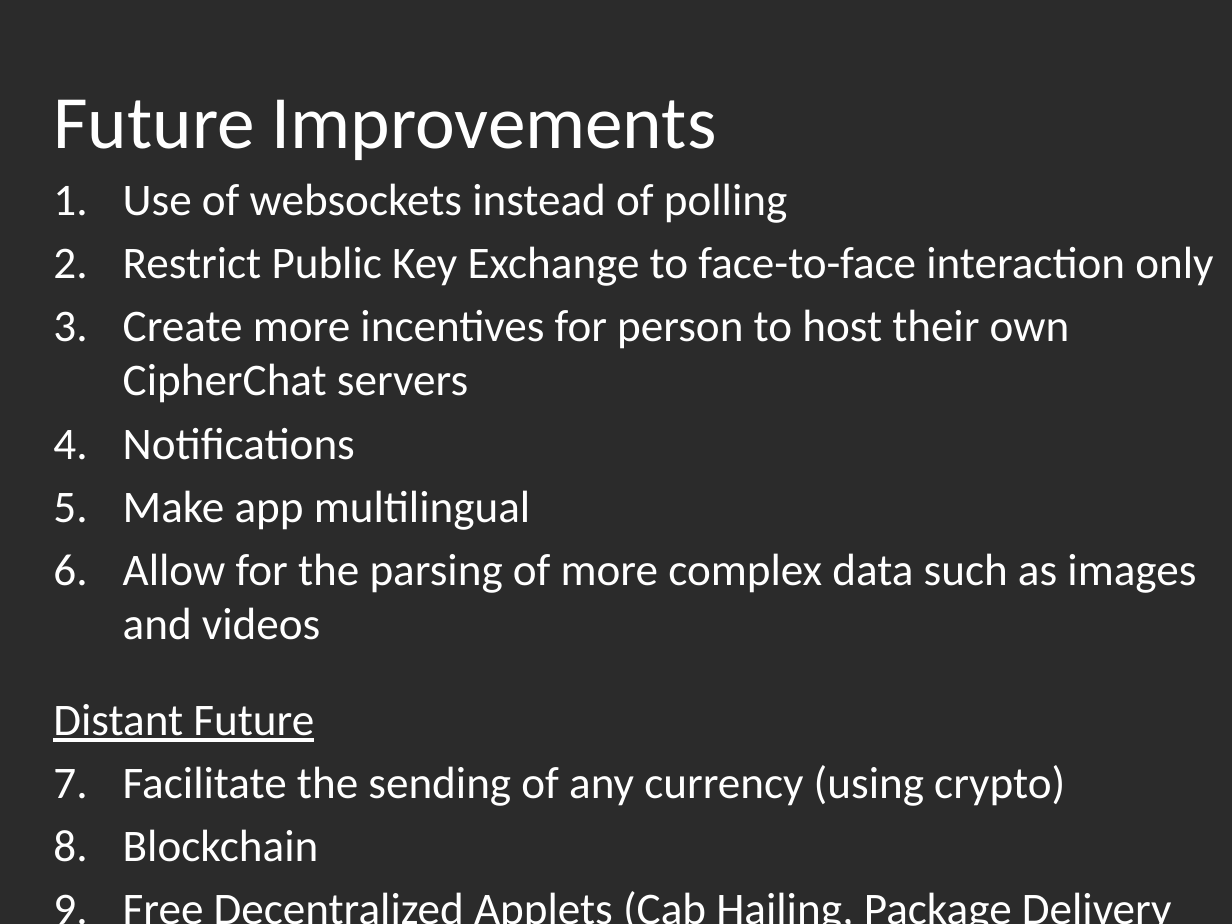
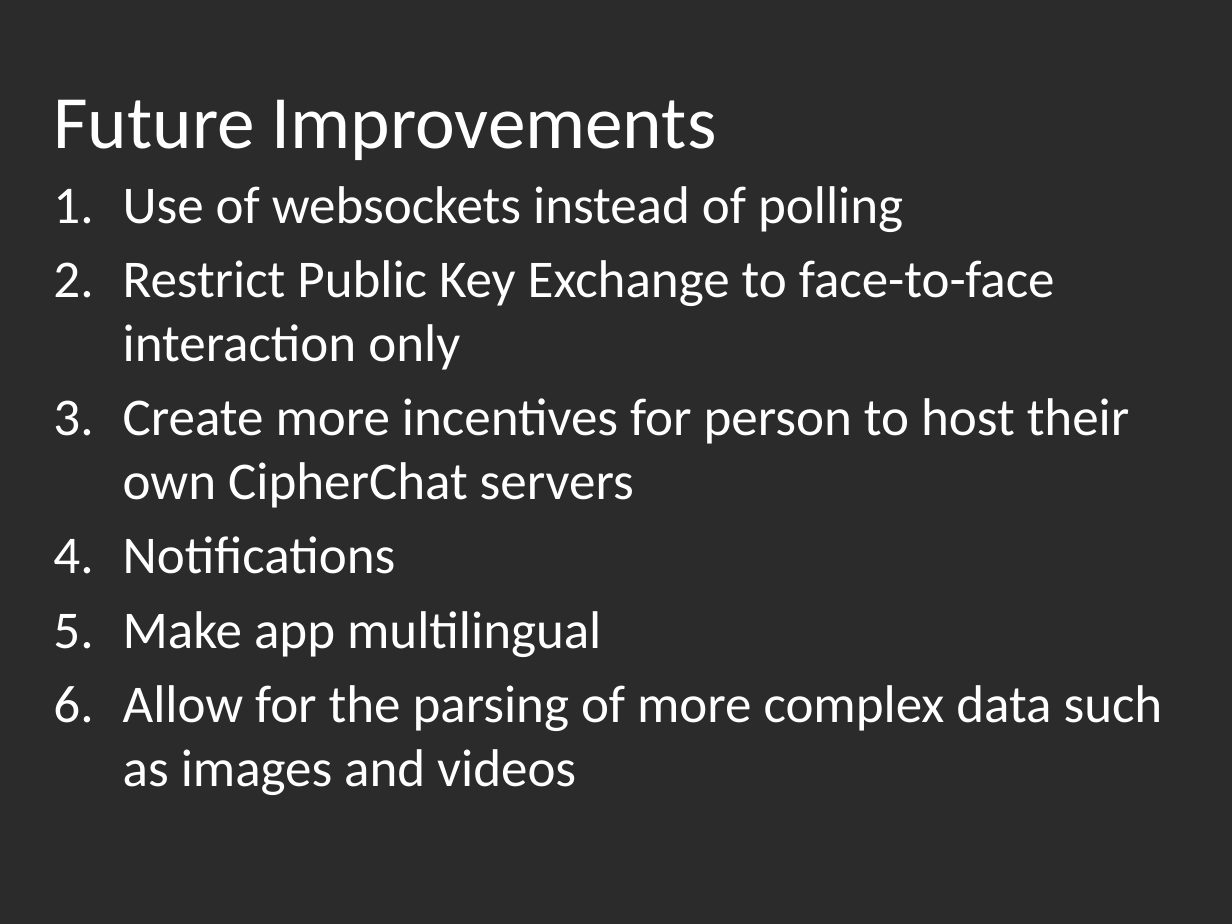
Before and after one commit to otboss/Mobile-Application-Tech-Year-3-Semester-2, a slide deck: slide 14 of SWEN3004/CipherChat Presentation.pptx. Drawn at 1232x924 pixels with LibreOffice and Linux fonts; fonts in the diff are those of the drawing; background and template pictures are left out; a plain dark background stands for a picture behind light text. Boxes give left, top, right and bottom in pixels: in the first picture for what was removed or moved away, otherwise in the second. Text is boxed around its words. In the diff, an @@ line names an element or a change of style, - is before the commit and + after.

```diff
--- a/SWEN3004/CipherChat Presentation.pptx
+++ b/SWEN3004/CipherChat Presentation.pptx
@@ subtitle "Use of websockets instead of ..." at [123,186,1163,795]: size 26.4 to 31 pt @@
@@ subtitle at [53,704,1065,862]: paragraphs removed @@
-Distant Future
-1. Facilitate the sending of any currency (using crypto)
-2. Blockchain
-3. Free Decentralized Applets (Cab Hailing, Package Delivery etc.)
```
Also in this commit, not shown: 1 other slide changed, 16 other files.
